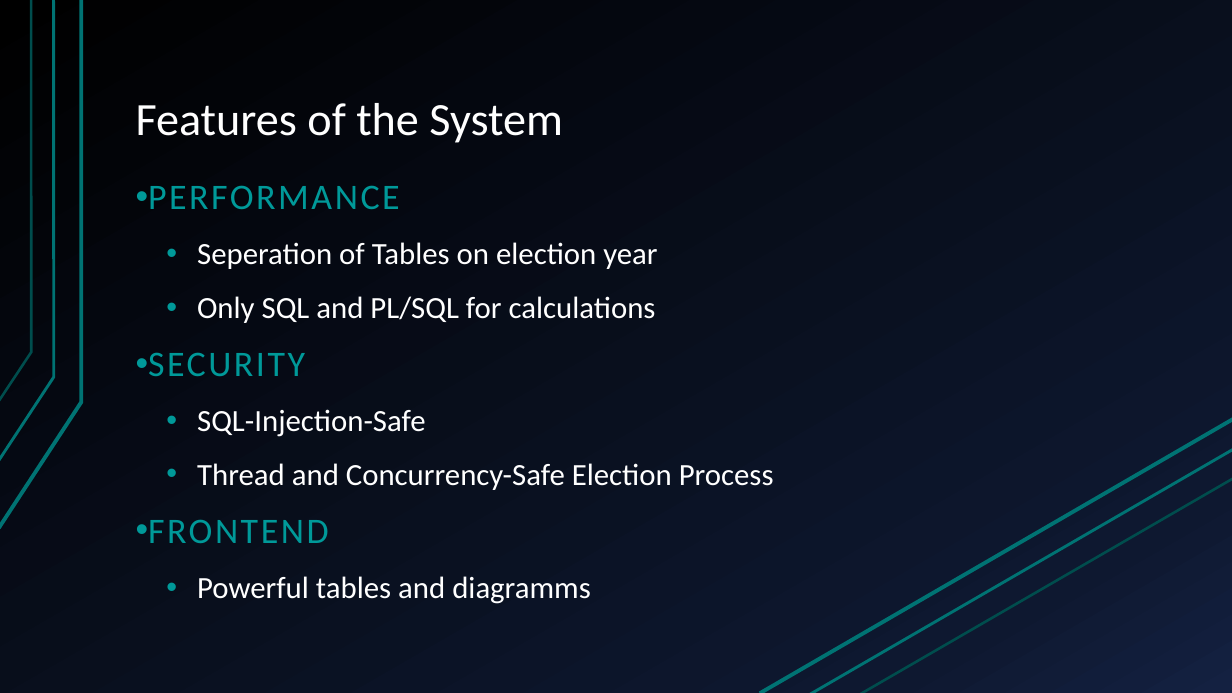
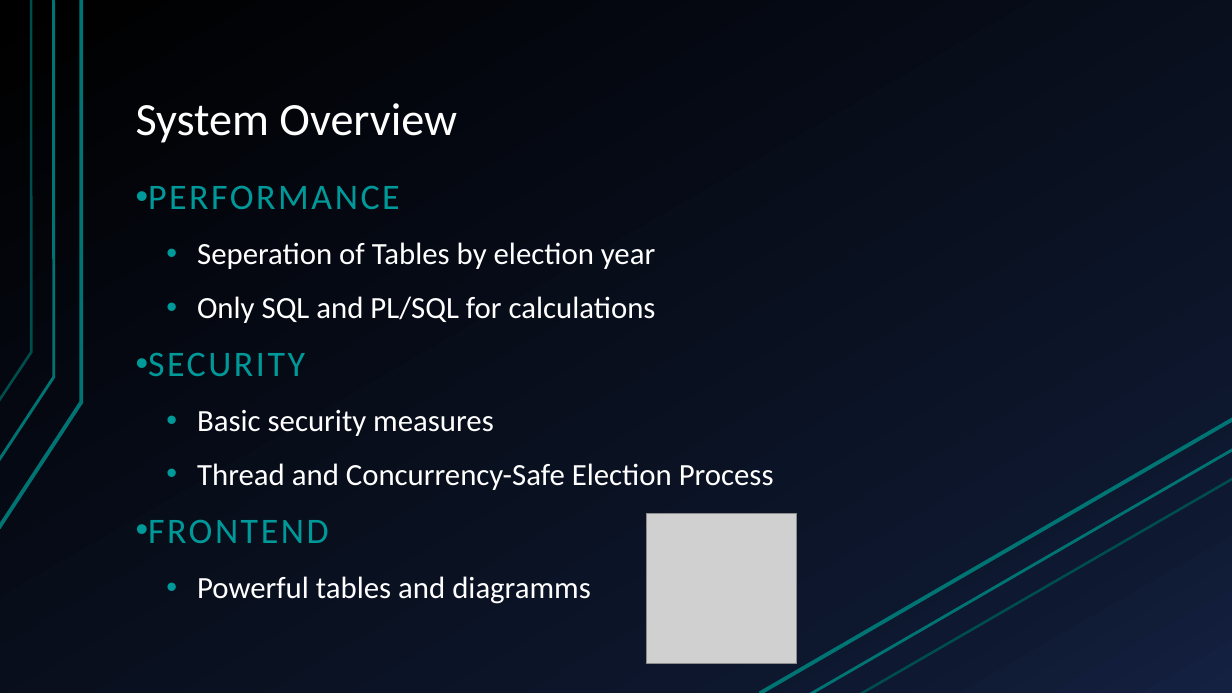
Before and after one commit to SweetyGott/Wahlinfosystem, a slide deck: slide 3 of FinalPresentation.pptx. Drawn at 1232x693 pixels with LibreOffice and Linux fonts; fonts in the diff are those of the drawing; grey boxes stand for pictures. Boxes give left, top, right and bottom in pixels: in the first picture for what was removed or moved away, otherwise in the second. Text is boxed around its words. In the diff, an @@ line names an element or a change of style, - is before the commit and + after.

```diff
--- a/FinalPresentation.pptx
+++ b/FinalPresentation.pptx
@@ title at (x1=136, y1=103, x2=457, y2=143): text changed @@
-Features of the System
+System Overview
@@ text at (x1=197, y1=242, x2=655, y2=269): text changed @@
-  • Seperation of Tables on election year
+  • Seperation of Tables by election year
@@ text at (x1=197, y1=410, x2=494, y2=436): text changed @@
-  • SQL-Injection-Safe
+  • Basic security measures
@@ picture added at (x1=647, y1=514, x2=797, y2=664) @@
```
Also in this commit, not shown: 1 other slide changed, 1 slide added, 1 slide removed.
